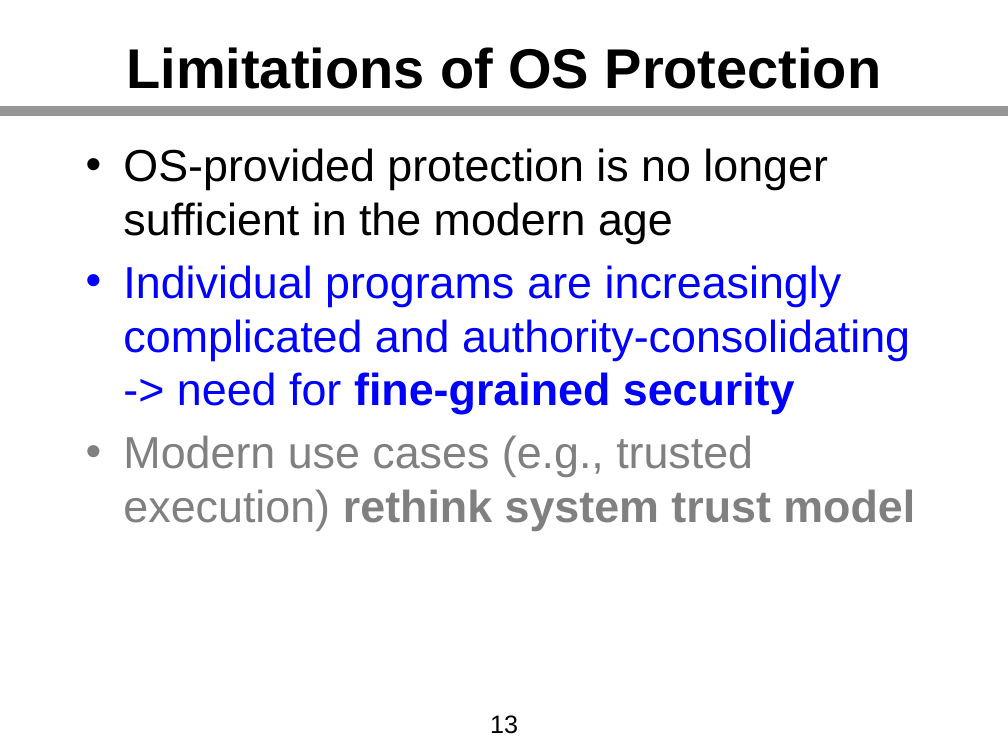
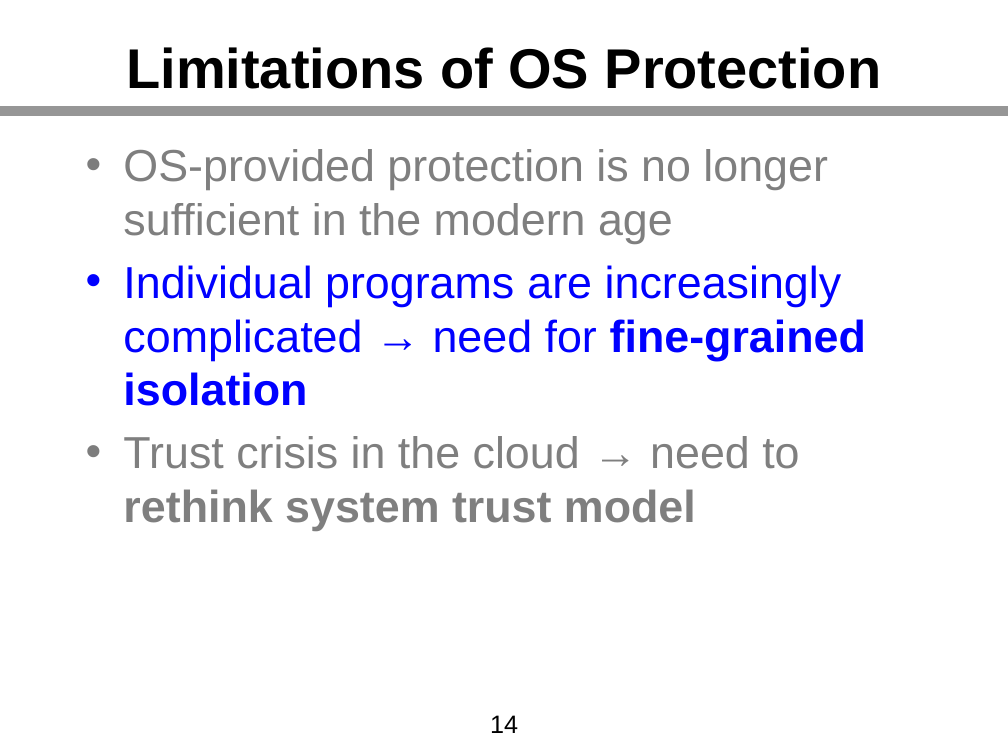
Before and after one commit to kha-dinh/kha-dinh.github.io, a slide deck: slide 14 of assets/pdf/thesis_slides.pptx (slide 13 before the commit). Drawn at 1008x756 pixels with LibreOffice and Linux fonts; fonts in the diff are those of the drawing. Boxes give left, top, right and bottom in pixels: in the first picture for what was removed or moved away, otherwise in the second. Text is boxed around its words. In the diff, an @@ line names an element or a change of style, - is before the commit and + after.

```diff
--- a/assets/pdf/thesis_slides.pptx
+++ b/assets/pdf/thesis_slides.pptx
@@ text at (123, 149, 828, 244): text colour #000000 to #000000 at 50% opacity in "OS-provided protection is no longer sufficient in ..." @@
@@ text at (123, 265, 866, 531): text changed @@
-• Individual programs are increasingly complicated and authority-consolidating -> need for fine-grained security
-• Modern use cases (e.g., trusted execution) rethink system trust model
+• Individual programs are increasingly complicated → need for fine-grained isolation
+• Trust crisis in the cloud → need to rethink system trust model
@@ page number at (490, 715, 518, 733): text changed @@
-13
+14
```
Also in this commit, not shown: 19 other slides changed, 66 slides added, 18 slides removed, 1 other file.
